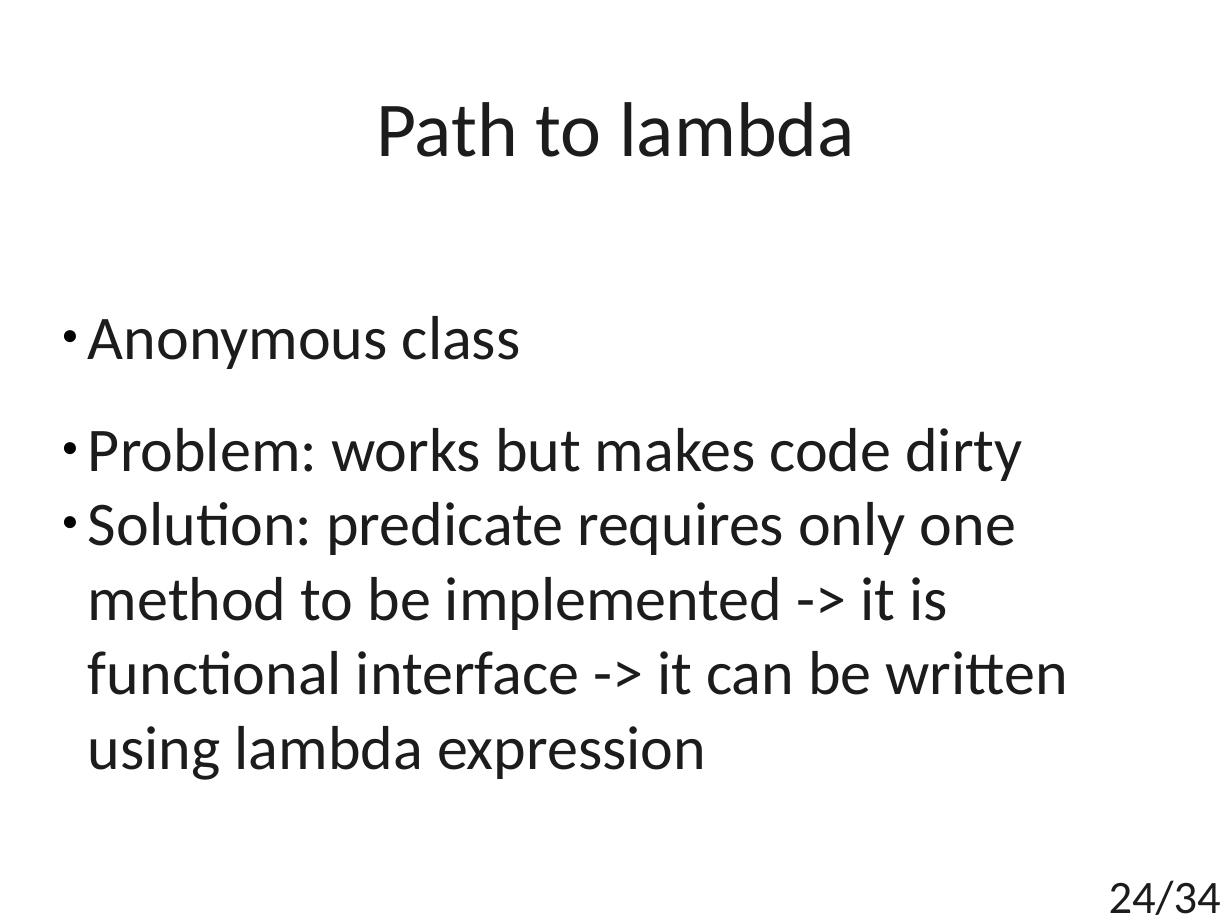
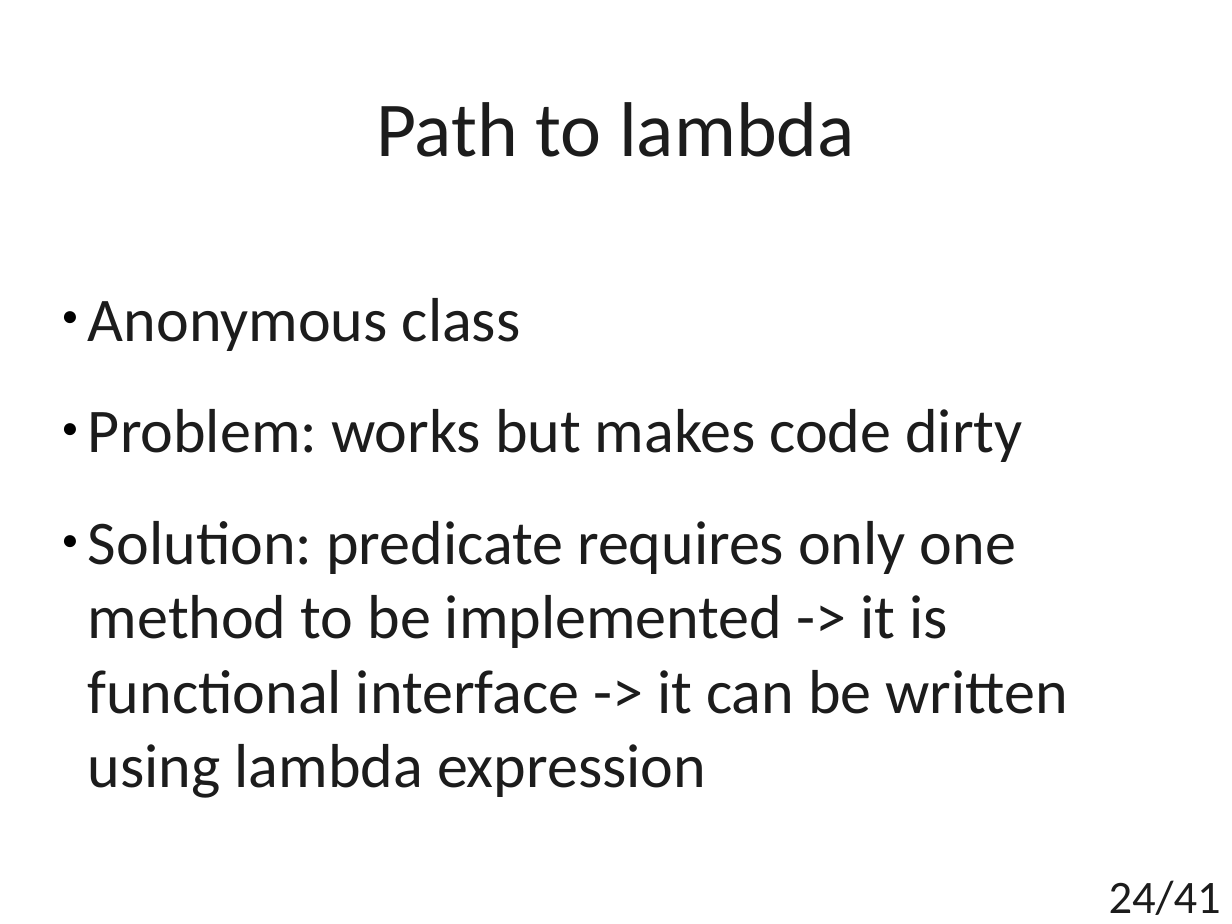
Before and after one commit to t4upl/java-streams-workshop, a slide deck: slide 24 of src/main/resources/editables/presentation.odp. Drawn at 1232x924 pixels with LibreOffice and Linux fonts; fonts in the diff are those of the drawing. Boxes give left, top, right and bottom in pixels: in the first picture for what was removed or moved away, otherwise in the second. Text is boxed around its words. In the diff, an @@ line names an element or a change of style, - is before the commit and + after.

```diff
--- a/src/main/resources/editables/presentation.odp
+++ b/src/main/resources/editables/presentation.odp
@@ subtitle "Anonymous class": place and size @@
-subtitle "Anonymous class" at <box>88,316,1068,780</box>
+subtitle "Anonymous class" at <box>88,298,1068,798</box>
@@ subtitle at <box>88,521,1068,798</box>: text changed @@
-● Solution: predicate requires only one method to be implemented -> it is functional interface -> it can be written using lambda expression
+● Solution: predicate requires only one
+method to be implemented -> it is functional interface -> it can be written using lambda expression
@@ page number at <box>1109,880,1221,915</box>: text changed @@
-24/34
+24/41
```
Also in this commit, not shown: 10 other slides changed, 8 slides added, 1 slide removed, 1 other file.
